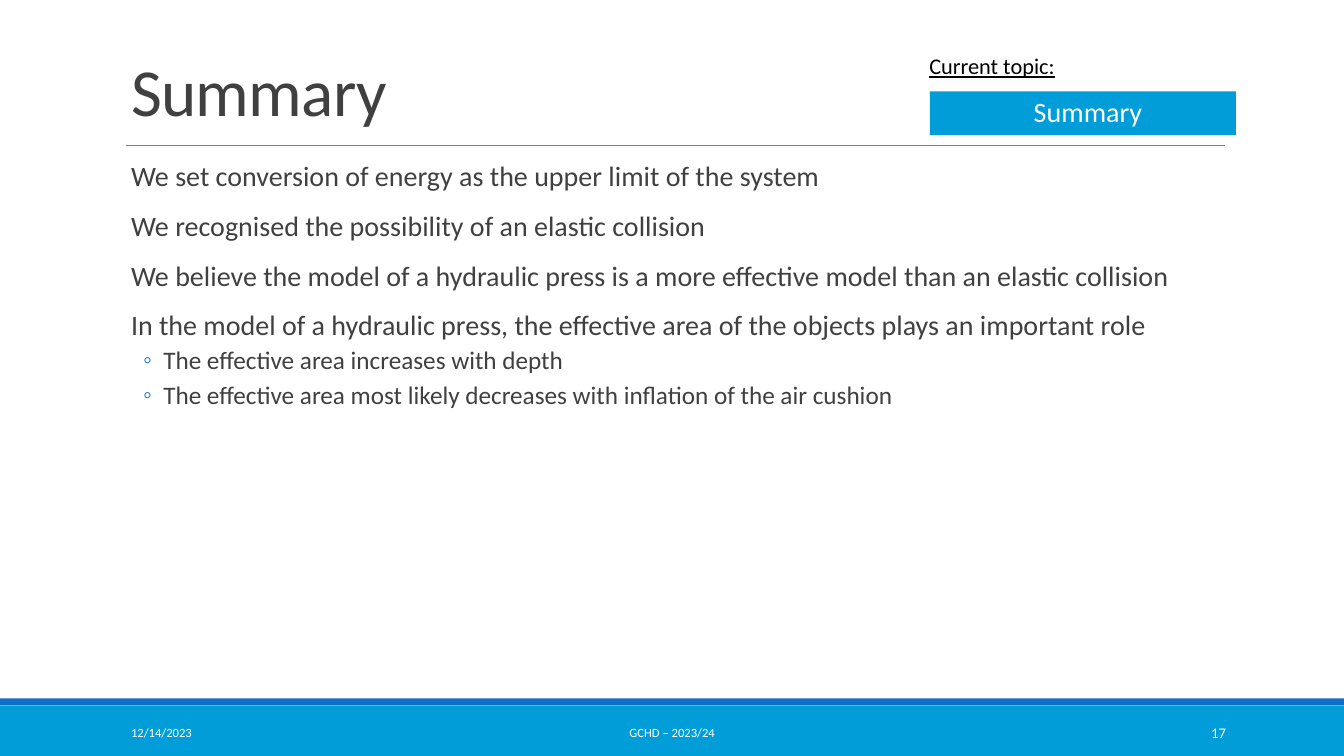
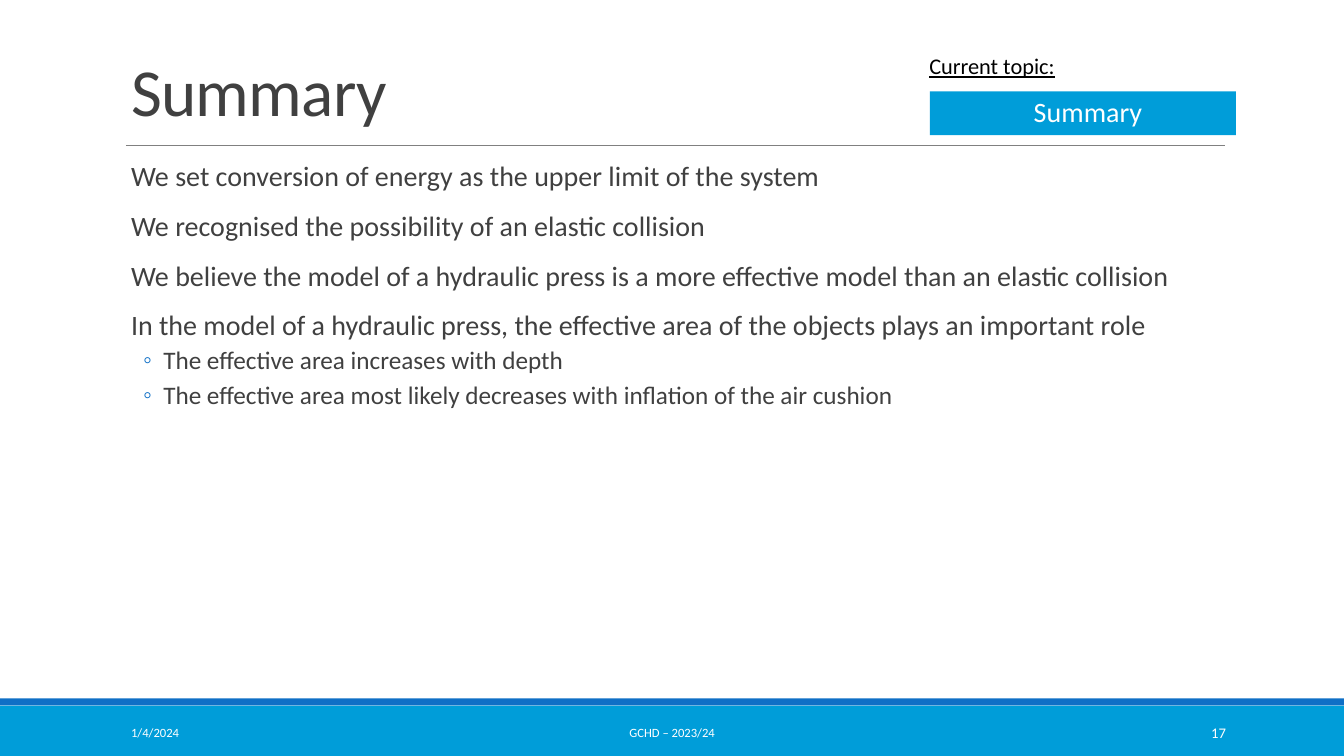
Before and after one commit to rudytak/TMF, a slide deck: slide 17 of 23-24/16/Prezentace - Video-prezentace.pptx. Drawn at 1344x756 pixels with LibreOffice and Linux fonts; fonts in the diff are those of the drawing; background and template pictures are left out. Boxes give left, top, right and bottom in pixels: in the first picture for what was removed or moved away, otherwise in the second. Text is boxed around its words. In the diff, an @@ line names an element or a change of style, - is before the commit and + after.

```diff
--- a/23-24/16/Prezentace - Video-prezentace.pptx
+++ b/23-24/16/Prezentace - Video-prezentace.pptx
@@ text at (x1=131, y1=728, x2=179, y2=738): text changed @@
-12/14/2023
+1/4/2024
```
Also in this commit, not shown: 16 other slides changed, 5 other files.
